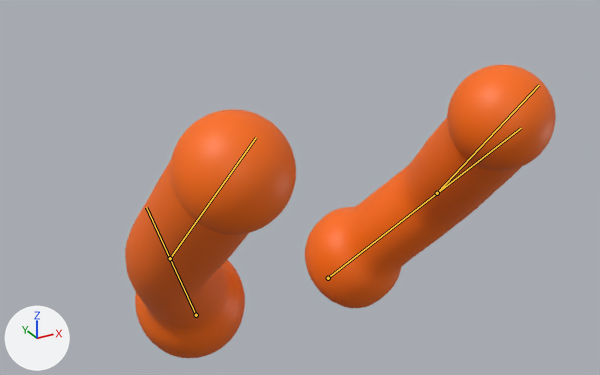
The glTF model assets/models/player/Arms.glb: old version first, new version second.
Camera for both pictures: a camera (50 mm lens) standing at (-1.7, -3.49, 2.34) and looking at (-0.03, -0.46, 0.82). Arrows for +X, +Y and +Z are at lower left; the lights stay in place. The first picture is the older version. Both versions are drawn at frame 2 of the action 'Jump/Inair'; the numbers are the values there. The bones that change, and the others that lie on the model, are drawn over the model as lines.

Names of what the first picture shows: 'Arms'.
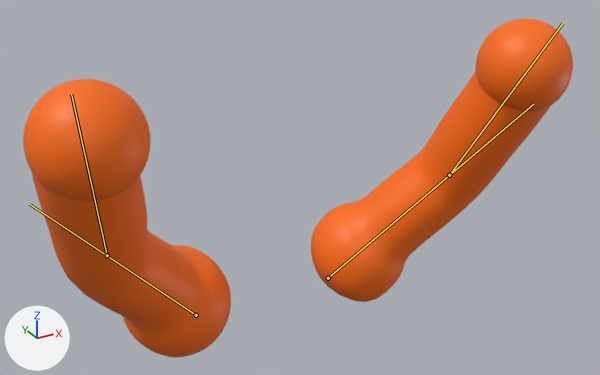
Where the change shows, as pixel boxes [x1, y1, x2, y2] in the pictures (600 x 375 px):
'Arms', posed (28% wider, 15% taller): before [125, 65, 556, 358]; after [23, 19, 573, 357]
bone 'R.Arm', root to tip: before (196, 315) to (146, 207); after (196, 315) to (29, 204)
bone 'L.Arm', root to tip: before (328, 278) to (521, 128); after (328, 278) to (533, 104)

The edits, one by one:
Bone 'R.Arm' (bone_r_arm) turns from (50, 40, -28) to (39, 52, -19) degrees about its own x, y and z.
Bone 'L.Arm' (bone_l_arm) turns from (50, -40, 28) to (39, -52, 19) degrees about its own x, y and z.
